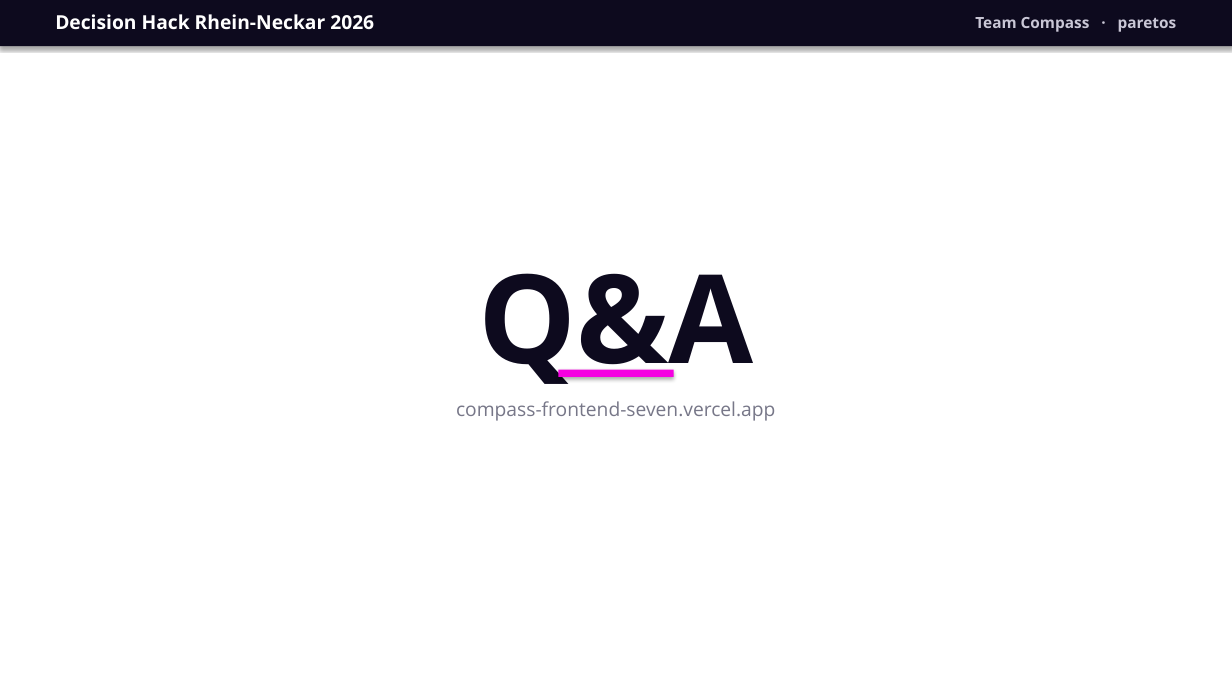
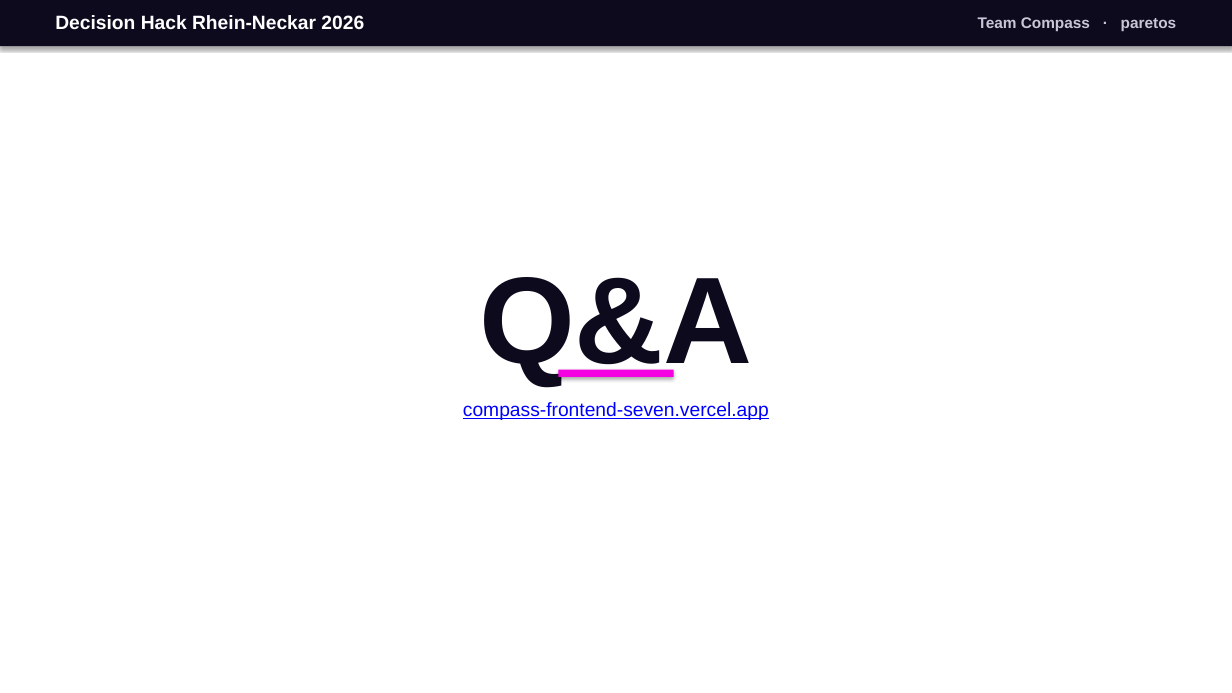
Before and after one commit to Manasi200801/Par-agents, a slide deck: slide 7 of compass-pitch-jig.pptx. Drawn at 1232x693 pixels with LibreOffice and Linux fonts; fonts in the diff are those of the drawing. Boxes give left, top, right and bottom in pixels: in the first picture for what was removed or moved away, otherwise in the second. Text is boxed around its words. In the diff, an @@ line names an element or a change of style, - is before the commit and + after.

```diff
--- a/compass-pitch-jig.pptx
+++ b/compass-pitch-jig.pptx
@@ font Open Sans to Arial in 3 elements at <box>55,15,364,30</box>, <box>978,17,1177,31</box>, <box>479,277,753,386</box> @@
@@ text "compass-frontend-seven.vercel.app" at <box>463,402,769,420</box>: font Open Sans to Arial, text colour #777788 to #0000FF, underline on @@
```
Also in this commit, not shown: 6 other slides changed.
